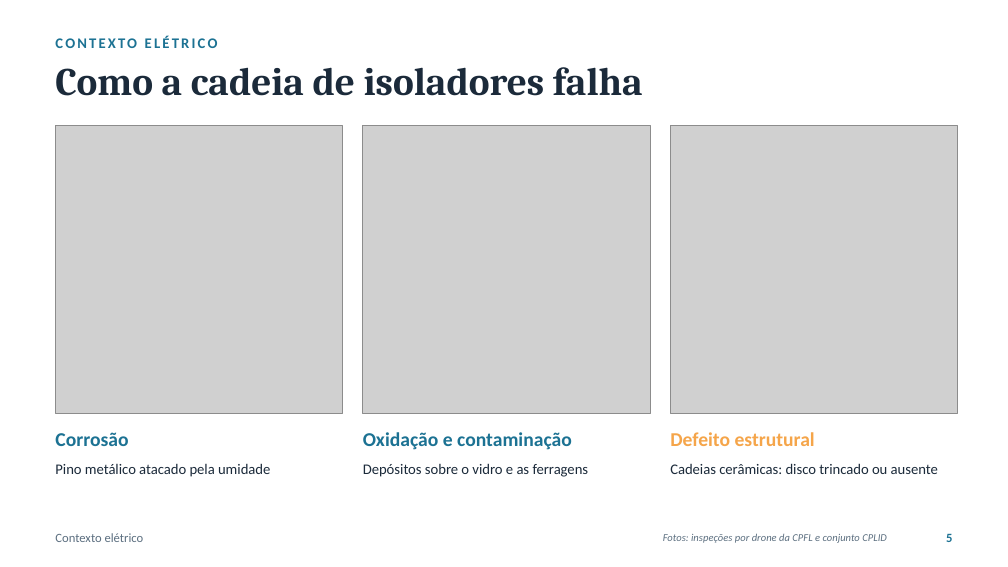
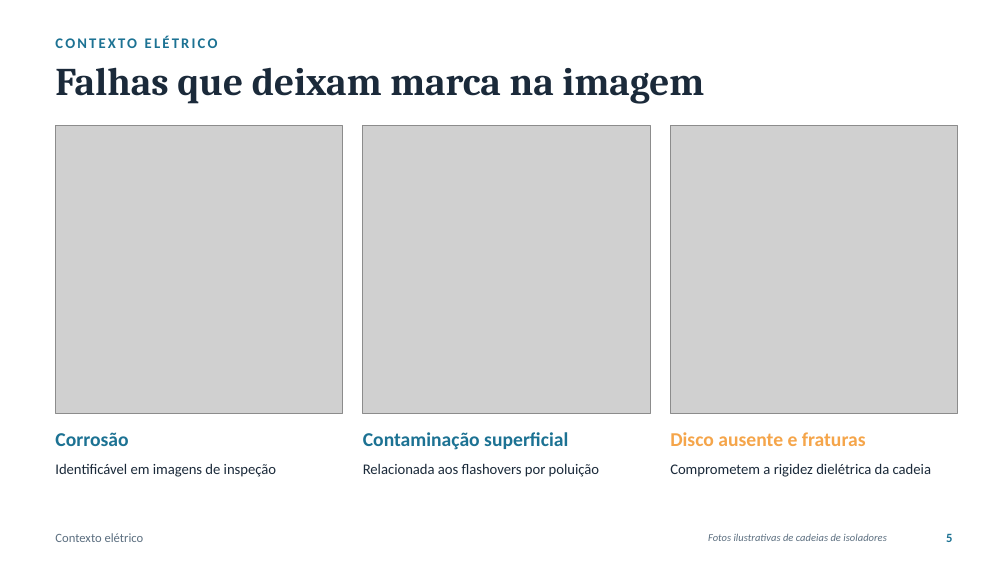
Before and after one commit to luanws/masters-thesis, a slide deck: slide 5 of presentation/defesa.odp. Drawn at 1008x567 pixels with LibreOffice and Linux fonts; fonts in the diff are those of the drawing; grey boxes stand for pictures. Boxes give left, top, right and bottom in pixels: in the first picture for what was removed or moved away, otherwise in the second. Text is boxed around its words. In the diff, an @@ line names an element or a change of style, - is before the commit and + after.

```diff
--- a/presentation/defesa.odp
+++ b/presentation/defesa.odp
@@ text at bbox=[55, 67, 704, 104]: text changed @@
-Como a cadeia de isoladores falha
+Falhas que deixam marca na imagem
@@ text at bbox=[363, 432, 568, 450]: text changed @@
-Oxidação e contaminação
+Contaminação superficial
@@ text at bbox=[670, 432, 866, 446]: text changed; size 10.5 to 14 pt; text colour #1B2A3A to #F5A54A; bold on @@
-Cadeias cerâmicas: disco trincado ou ausente
+Disco ausente e fraturas
@@ text removed at bbox=[670, 432, 815, 446] @@
-Defeito estrutural
@@ text at bbox=[55, 463, 276, 477]: text changed @@
-Pino metálico atacado pela umidade
+Identificável em imagens de inspeção
@@ text at bbox=[363, 463, 600, 477]: text changed @@
-Depósitos sobre o vidro e as ferragens
+Relacionada aos flashovers por poluição
@@ text added at bbox=[670, 463, 931, 477], 10.5 pt, text #1B2A3A @@
+Comprometem a rigidez dielétrica da cadeia
@@ text at bbox=[708, 533, 886, 541]: text changed @@
-Fotos: inspeções por drone da CPFL e conjunto CPLID
+Fotos ilustrativas de cadeias de isoladores
```
Also in this commit, not shown: 18 other slides changed, 7 slides added, 14 slides removed, 3 other files.
